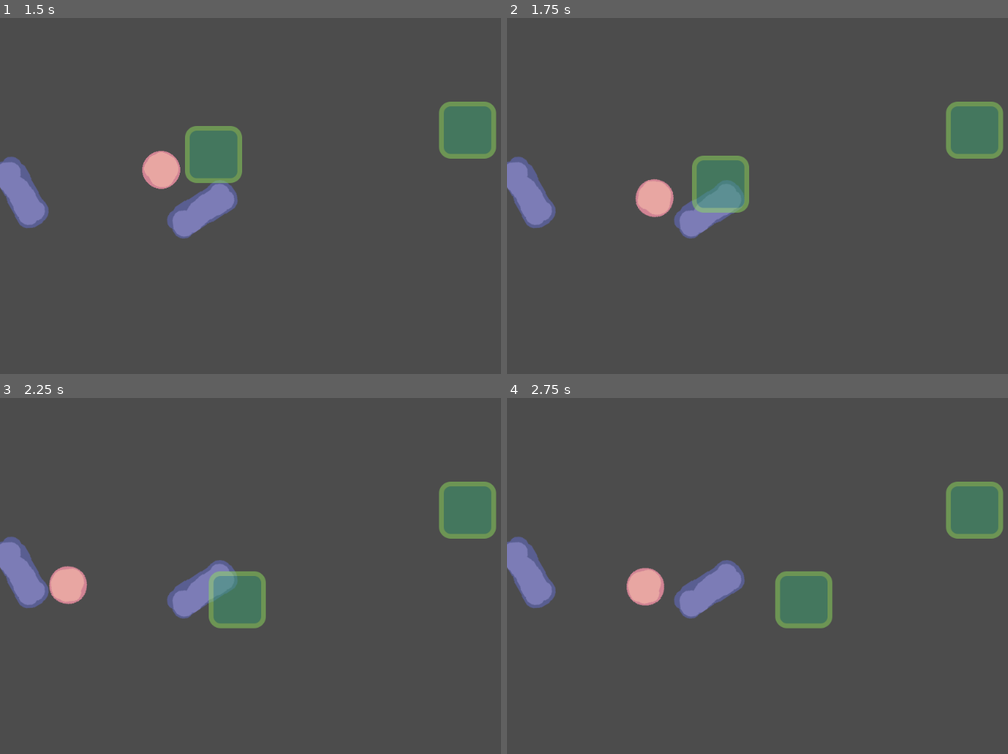
Above: before the commit, frames 1-4 (two rows, left to right).
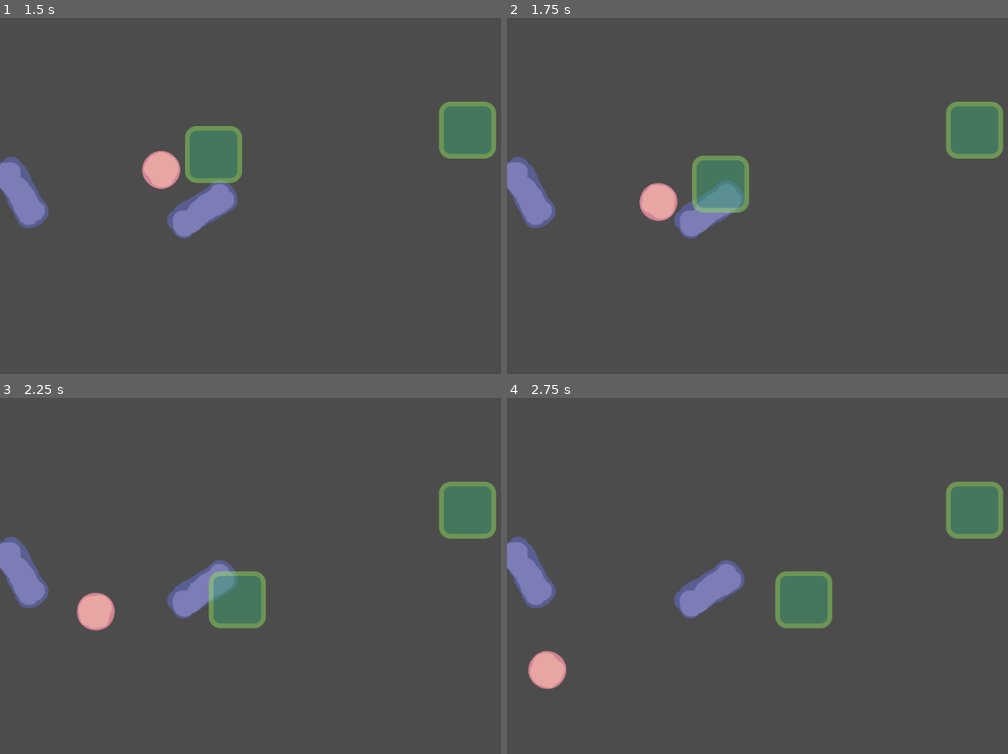
Above: after the commit, the same moments.

Repository: 0xOnyx/UpsiJam2.0
Game: Godot game, scene res://level/level.tscn
Two runs of this game, one before a commit and one after it. Both use one fixed random seed, a clock stepped at 60 frames per second and the inputs below.
Inputs:
- Up to frame 1 (1.5 s): hold D (1_move_right) 0.53-1.28 s; hold S (1_move_down) from 1.28 s (still down)
- Up to frame 2 (1.75 s): keep holding S (1_move_down)
- Up to frame 3 (2.25 s): release S (1_move_down) at 2.03 s; hold D (1_move_right) from 2.03 s (still down)
- Up to frame 4 (2.75 s): keep holding D (1_move_right)

Frame 1 is identical in both runs. In frame 2, 0.3% of the frame differs, in the area x 25-35%, y 45-58%; in frame 3, 1.3%, in the area x 9-23%, y 47-66%; in frame 4, 1.3%.

Commit message:
add free to ball

Diff:
--- a/ball/ball.gd
+++ b/ball/ball.gd
@@ -5,9 +5,9 @@
 # var a = 2
 # var b = "text"
 
-onready var bounce_factor
-
-
+export (float) var bounce_factor
+# also the mass which dictaes
+export (int) var style
 
 # Called when the node enters the scene tree for the first time.
 func _ready():
@@ -16,7 +16,10 @@
 	.set_bounce(bounce_factor)
 	pass # Replace with function body.
 
-
 # Called every frame. 'delta' is the elapsed time since the previous frame.
 #func _process(delta):
 #	pass
+
+func _on_screen_exit():
+	#print("despawning ball")
+	queue_free()
